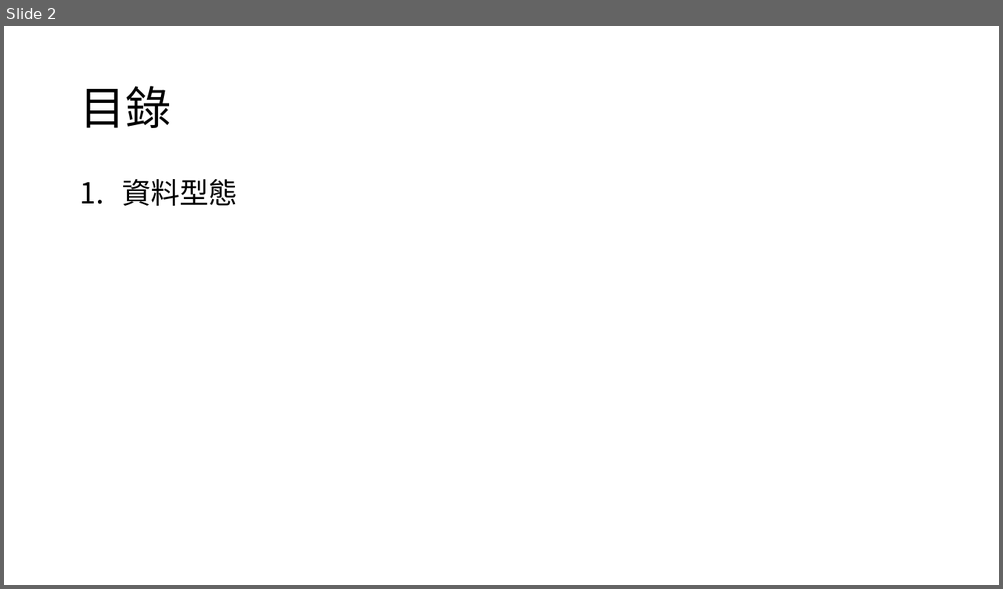
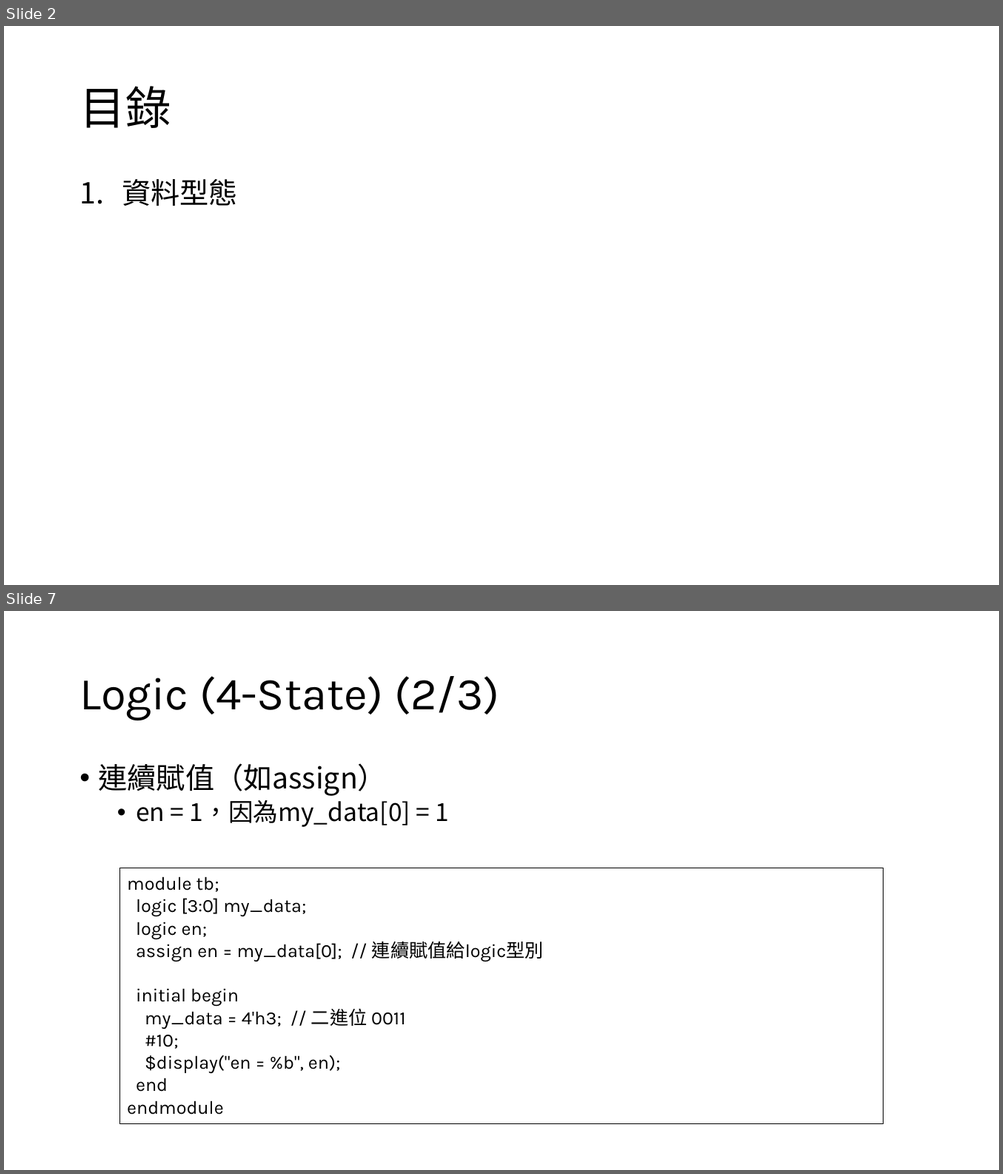
Before and after one commit to s9001055/DV_learning, a slide deck: systemverilog/SystemVerilog_語法學習.pptx. Shown one above the other, each under a label of ours: slide 2 before the commit, slides 2 and 7 after it; the slides between them are not shown. The pictures are 1003x589 and 1003x1174 pixels, drawn with LibreOffice and Linux fonts; fonts in the diff are those of the drawing. Boxes give left, top, right and bottom in pixels: in the first picture for what was removed or moved away, otherwise in the second. Text is boxed around its words. In the diff, an @@ line names an element or a change of style, - is before the commit and + after.

Commit message:
add 2state, 4state, string, enum, array

```diff
--- a/systemverilog/SystemVerilog_語法學習.pptx
+++ b/systemverilog/SystemVerilog_語法學習.pptx
@@ slide 7 added at [4, 611, 999, 1170], background #FFFFFF @@
@@ title added at [79, 676, 499, 721], 44 pt, text #000000 @@
+Logic (4-State) (2/3)
@@ text added at [99, 763, 449, 827], 24 pt, text #000000 @@
+• 連續賦值（如assign）
+  • en = 1，因為my_data[0] = 1
@@ rectangle added at [119, 869, 883, 1125], outline #000000 0.75 pt, 18 pt, text #000000 @@
+module tb;
+logic [3:0] my_data;
+logic en;
+assign en = my_data[0]; // 連續賦值給logic型別
+initial begin
+my_data = 4'h3; // 二進位 0011
+#10;
+$display("en = %b", en);
+end
+endmodule
```
Also in this commit, not shown: 2 slides changed, 12 other slides added.
